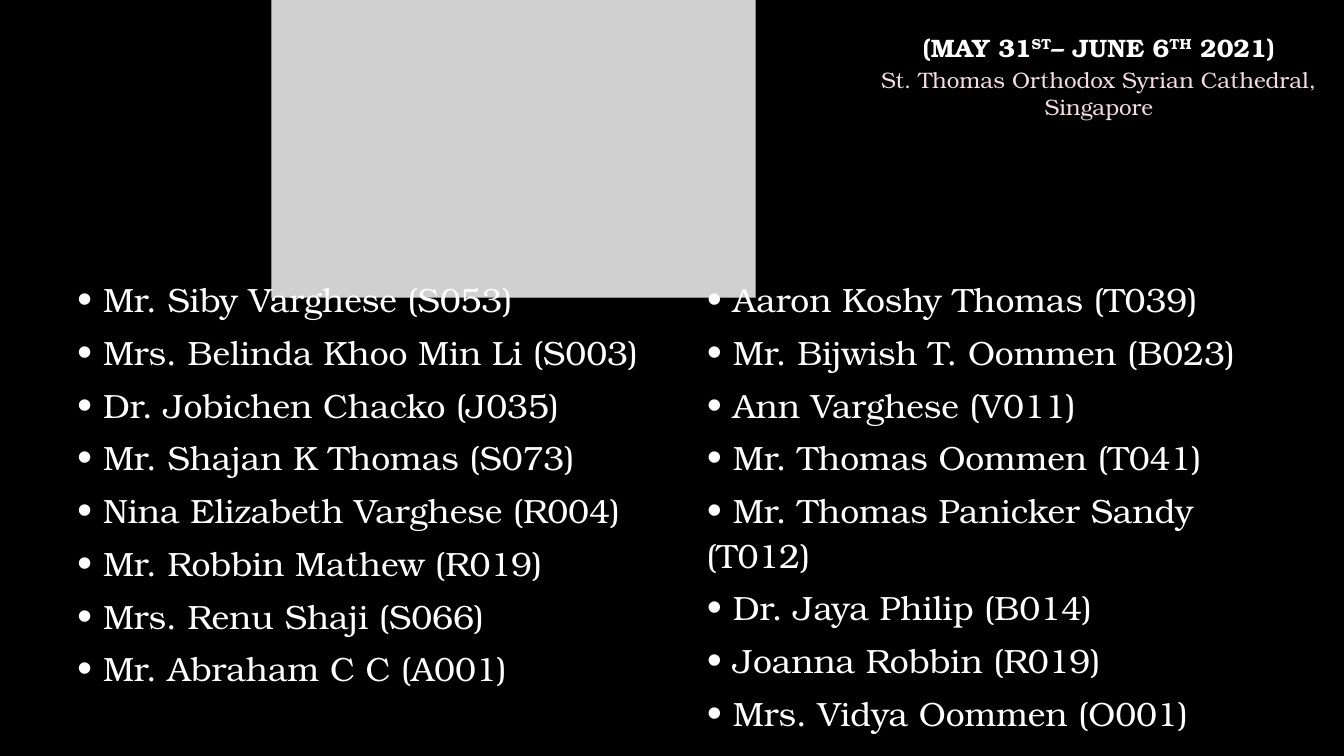
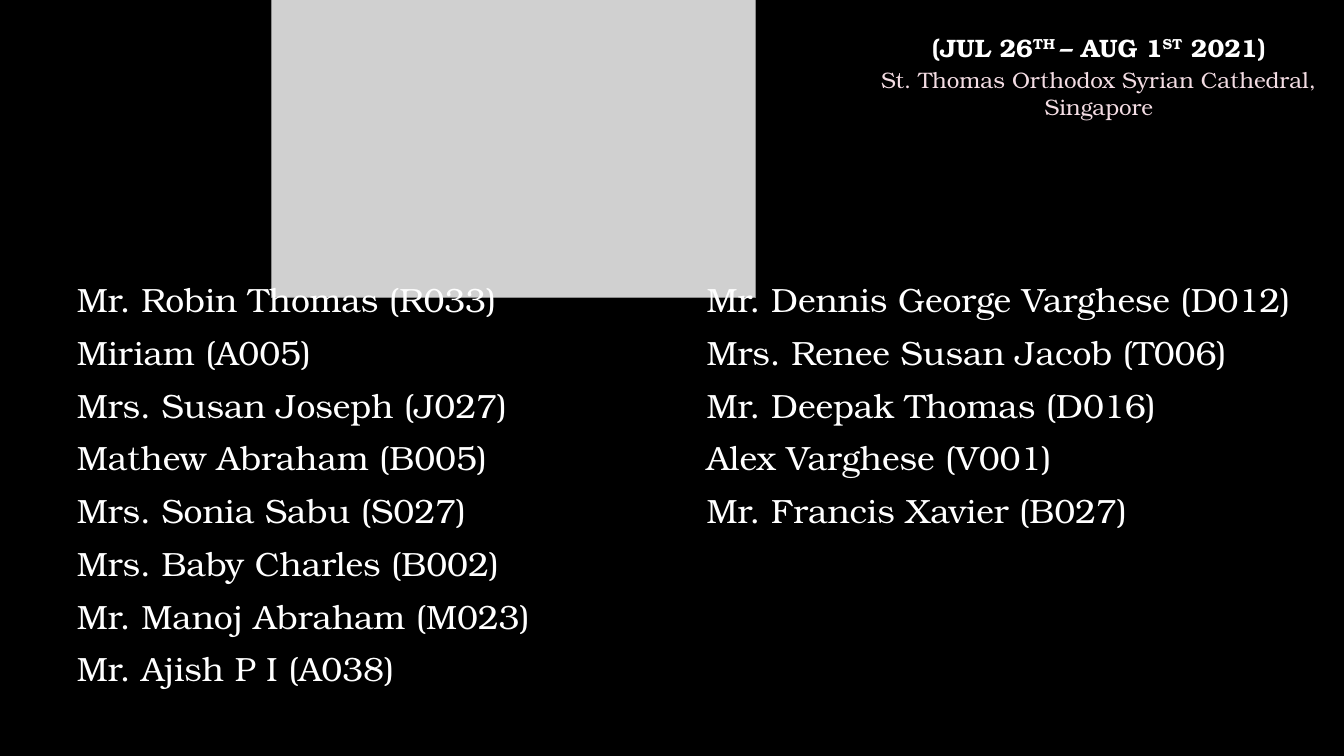
Before and after one commit to stoscsg/openlp-data, a slide deck: slide 1 of stosc_services/PPT/Birthday & Anniversaries.pptx. Drawn at 1344x756 pixels with LibreOffice and Linux fonts; fonts in the diff are those of the drawing; grey boxes stand for pictures; background and template pictures are left out. Boxes give left, top, right and bottom in pixels: in the first picture for what was removed or moved away, otherwise in the second. Text is boxed around its words. In the diff, an @@ line names an element or a change of style, - is before the commit and + after.

```diff
--- a/stosc_services/PPT/Birthday & Anniversaries.pptx
+++ b/stosc_services/PPT/Birthday & Anniversaries.pptx
@@ text at [932,38,1266,61]: text changed @@
-(MAY 31ST– JUNE 6TH 2021)
+(JUL 26TH – AUG 1ST 2021)
@@ text at [77,281,530,689]: text changed @@
-• Mr. Siby Varghese (S053)
-• Mrs. Belinda Khoo Min Li (S003)
-• Dr. Jobichen Chacko (J035)
-• Mr. Shajan K Thomas (S073)
-• Nina Elizabeth Varghese (R004)
-• Mr. Robbin Mathew (R019)
-• Mrs. Renu Shaji (S066)
-• Mr. Abraham C C (A001)
+Mr. Robin Thomas (R033)
+Miriam (A005)
+Mrs. Susan Joseph (J027)
+Mathew Abraham (B005)
+Mrs. Sonia Sabu (S027)
+Mrs. Baby Charles (B002)
+Mr. Manoj Abraham (M023)
+Mr. Ajish P I (A038)
@@ text at [707,281,1291,528]: text changed @@
-• Aaron Koshy Thomas (T039)
-• Mr. Bijwish T. Oommen (B023)
-• Ann Varghese (V011)
-• Mr. Thomas Oommen (T041)
-• Mr. Thomas Panicker Sandy (T012)
-• Dr. Jaya Philip (B014)
-• Joanna Robbin (R019)
-• Mrs. Vidya Oommen (O001)
+Mr. Dennis George Varghese (D012)
+Mrs. Renee Susan Jacob (T006)
+Mr. Deepak Thomas (D016)
+Alex Varghese (V001)
+Mr. Francis Xavier (B027)
```
Also in this commit, not shown: 1 other slide changed, 1 slide added, 2 slides removed, 4 other files.
